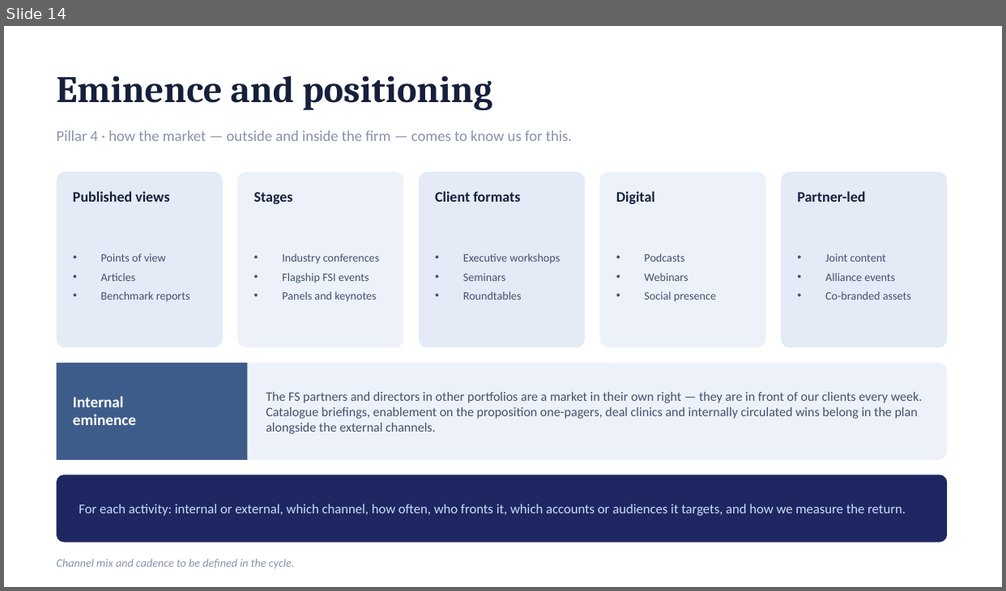
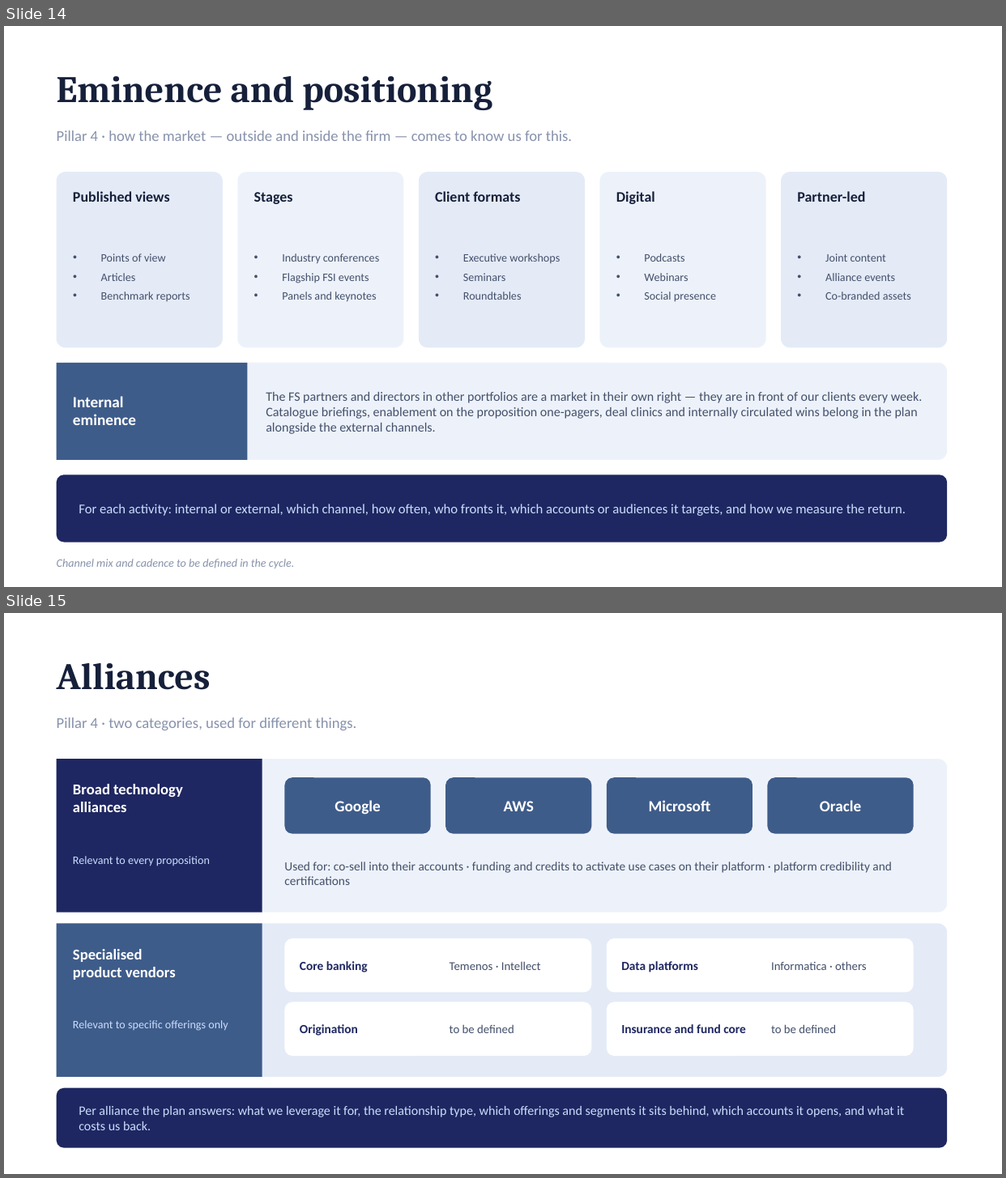
Before and after one commit to dhajjar-cyber/bae, a slide deck: FSI strategy/EAIND-FSI-Strategy-Development-Plan.pptx. Shown one above the other, each under a label of ours: slide 14 before the commit, slides 14 and 15 after it. The pictures are 1006x591 and 1006x1178 pixels, drawn with LibreOffice and Linux fonts; fonts in the diff are those of the drawing. Boxes give left, top, right and bottom in pixels: in the first picture for what was removed or moved away, otherwise in the second. Text is boxed around its words. In the diff, an @@ line names an element or a change of style, - is before the commit and + after.

```diff
--- a/FSI strategy/EAIND-FSI-Strategy-Development-Plan.pptx
+++ b/FSI strategy/EAIND-FSI-Strategy-Development-Plan.pptx
@@ slide 15 added at box(4, 613, 1002, 1174), background #FFFFFF @@
@@ text added at box(57, 663, 211, 690), 36 pt, text #16203A, bold @@
+Alliances
@@ text added at box(57, 717, 357, 730), 14.5 pt, text #8792AB @@
+Pillar 4 · two categories, used for different things.
@@ rounded rectangle added at box(57, 759, 948, 913), fill #EDF2FA @@
@@ rectangle added at box(57, 759, 262, 913), fill #1E2761 @@
@@ rounded rectangle added at box(285, 777, 431, 834), fill #3E5C8A @@
@@ rounded rectangle added at box(445, 777, 592, 834), fill #3E5C8A @@
@@ rounded rectangle added at box(607, 777, 752, 834), fill #3E5C8A @@
@@ rounded rectangle added at box(768, 777, 914, 834), fill #3E5C8A @@
@@ text added at box(73, 784, 183, 812), 14.5 pt, text #FFFFFF, bold @@
+Broad technology
+alliances
@@ text added at box(334, 800, 380, 815), 15 pt, text #FFFFFF, bold @@
+Google
@@ text added at box(504, 801, 534, 811), 15 pt, text #FFFFFF, bold @@
+AWS
@@ text added at box(649, 800, 711, 811), 15 pt, text #FFFFFF, bold @@
+Microsoft
@@ text added at box(820, 800, 861, 811), 15 pt, text #FFFFFF, bold @@
+Oracle
@@ text added at box(73, 856, 210, 867), 11 pt, text #CADCFC @@
+Relevant to every proposition
@@ text added at box(284, 862, 892, 885), 12 pt, text #44506B @@
+Used for: co-sell into their accounts · funding and credits to activate use cases on their platform · platform credibility and certifications
@@ rounded rectangle added at box(57, 924, 948, 1077), fill #E4EBF7 @@
@@ rectangle added at box(57, 924, 262, 1077), fill #3E5C8A @@
@@ text added at box(73, 949, 176, 980), 14.5 pt, text #FFFFFF, bold @@
+Specialised
+product vendors
@@ rounded rectangle added at box(285, 939, 592, 993), fill #FFFFFF @@
@@ rounded rectangle added at box(607, 939, 914, 993), fill #FFFFFF @@
@@ text added at box(300, 961, 368, 973), 12 pt, text #1E2761, bold @@
+Core banking
@@ text added at box(450, 961, 541, 970), 11.5 pt, text #44506B @@
+Temenos · Intellect
@@ text added at box(621, 961, 698, 973), 12 pt, text #1E2761, bold @@
+Data platforms
@@ text added at box(771, 961, 867, 970), 11.5 pt, text #44506B @@
+Informatica · others
@@ text added at box(73, 1020, 228, 1031), 11 pt, text #CADCFC @@
+Relevant to specific offerings only
@@ rounded rectangle added at box(285, 1003, 592, 1056), fill #FFFFFF @@
@@ text added at box(300, 1024, 358, 1036), 12 pt, text #1E2761, bold @@
+Origination
@@ text added at box(450, 1024, 514, 1033), 11.5 pt, text #44506B @@
+to be defined
@@ rounded rectangle added at box(607, 1003, 914, 1056), fill #FFFFFF @@
@@ text added at box(621, 1024, 746, 1033), 12 pt, text #1E2761, bold @@
+Insurance and fund core
@@ text added at box(771, 1024, 836, 1033), 11.5 pt, text #44506B @@
+to be defined
@@ rounded rectangle added at box(57, 1088, 948, 1148), fill #1E2761 @@
@@ text added at box(79, 1106, 904, 1131), 12.5 pt, text #CADCFC @@
+Per alliance the plan answers: what we leverage it for, the relationship type, which offerings and segments it sits behind, which accounts it opens, and what it costs us back.
```
Also in this commit, not shown: 1 slide changed, 1 slide removed, 2 other files.
